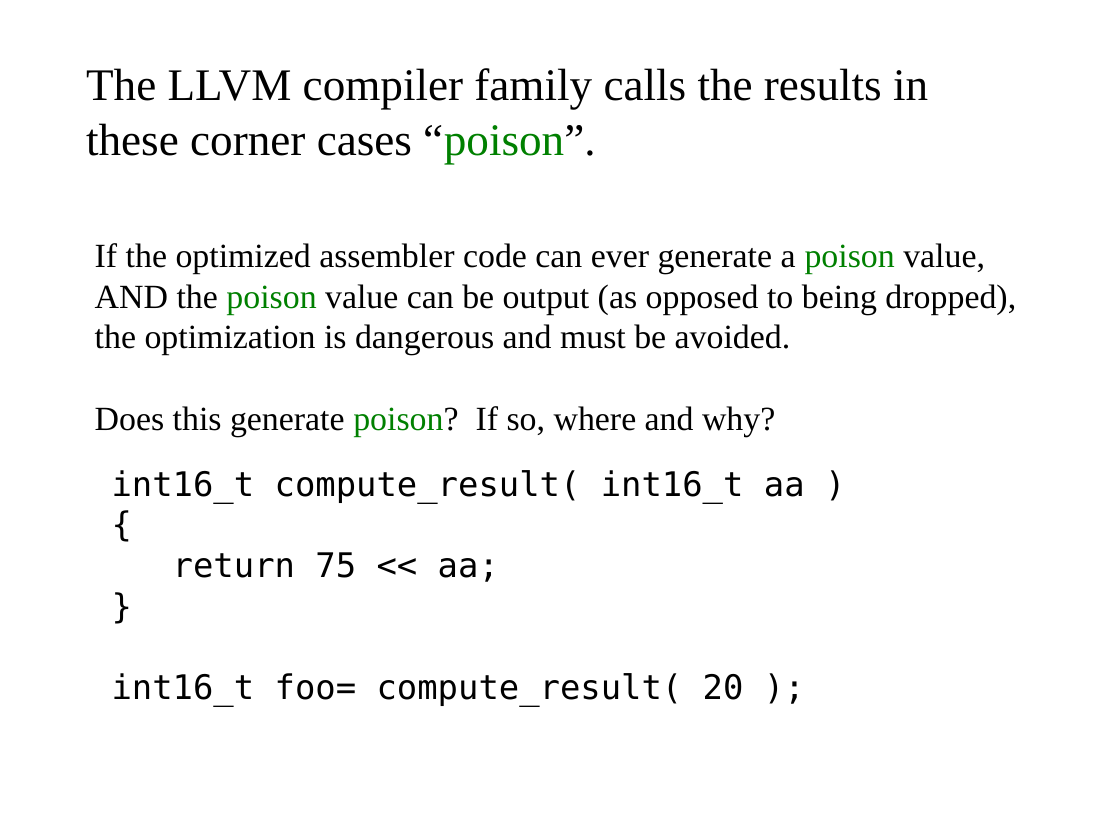
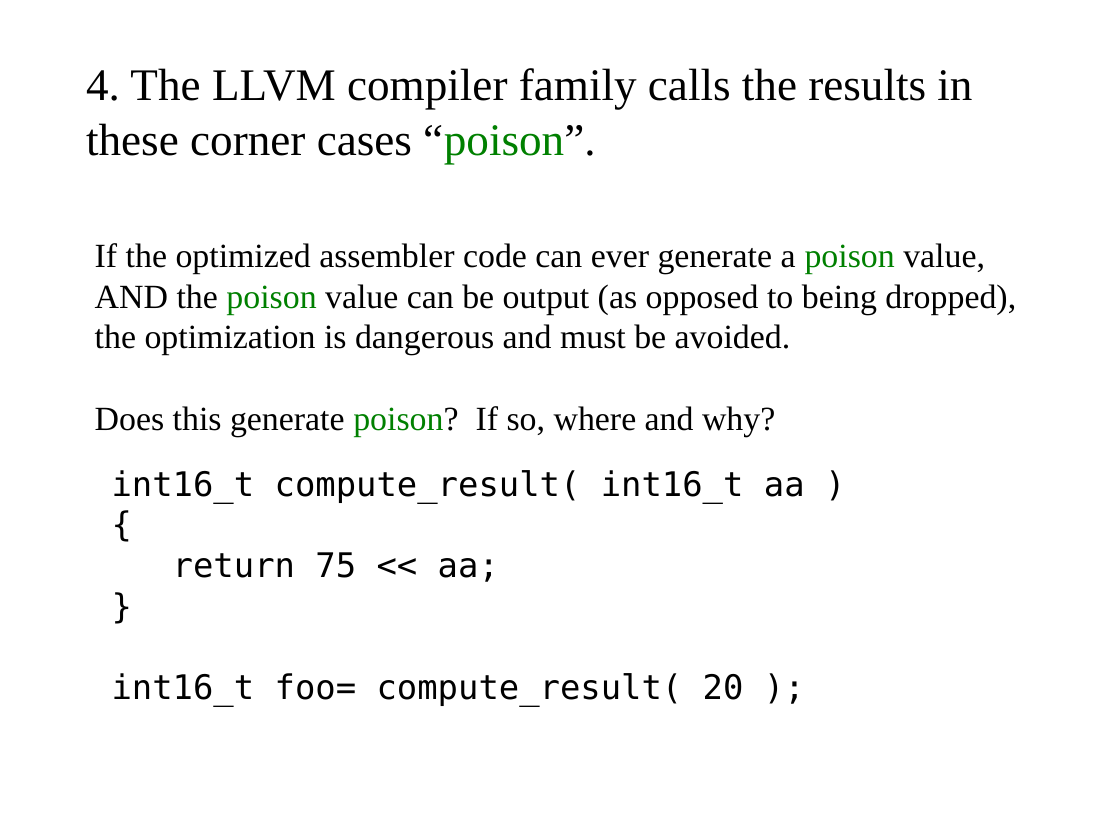
Before and after one commit to cschreiner/lli_undef_fix_admin, a slide deck: slide 4 of doc/poster/2015feb_grad_visit.draft.odp. Drawn at 1120x840 pixels with LibreOffice and Linux fonts; fonts in the diff are those of the drawing. Boxes give left, top, right and bottom in pixels: in the first picture for what was removed or moved away, otherwise in the second. Text is boxed around its words. In the diff, an @@ line names an element or a change of style, - is before the commit and + after.

Commit message:
minor wording improvements

```diff
--- a/doc/poster/2015feb_grad_visit.draft.odp
+++ b/doc/poster/2015feb_grad_visit.draft.odp
@@ text at (86,68,972,164): text changed @@
-The LLVM compiler family calls the results in these corner cases “poison”.
+4. The LLVM compiler family calls the results in these corner cases “poison”.
```
Also in this commit, not shown: 11 other slides changed.
